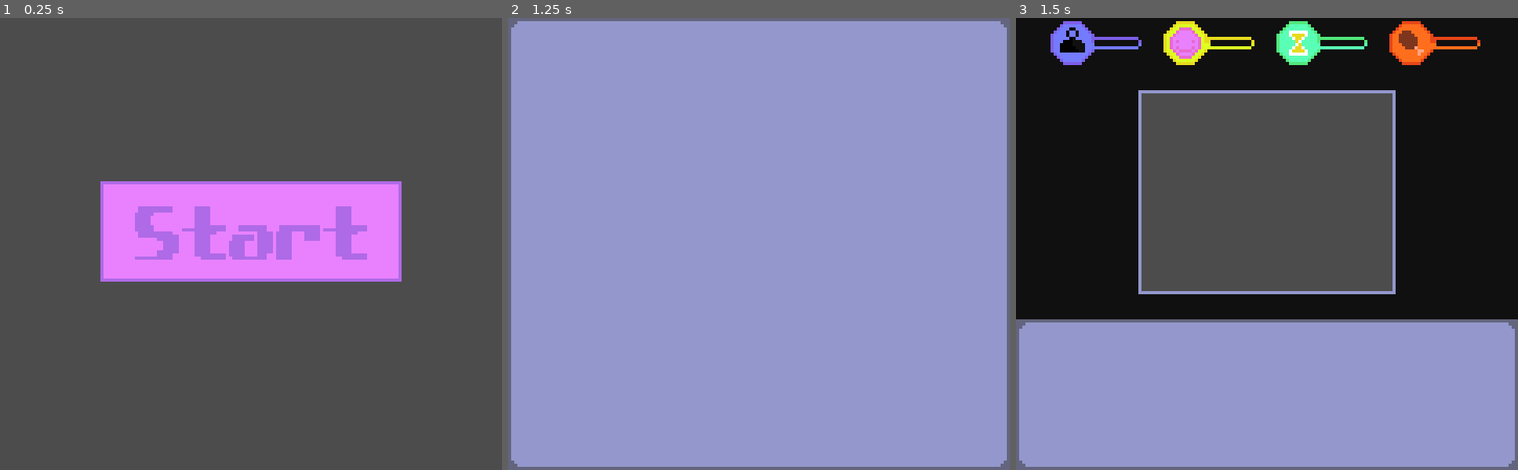
Above: before the commit, frames 1-3 (left to right).
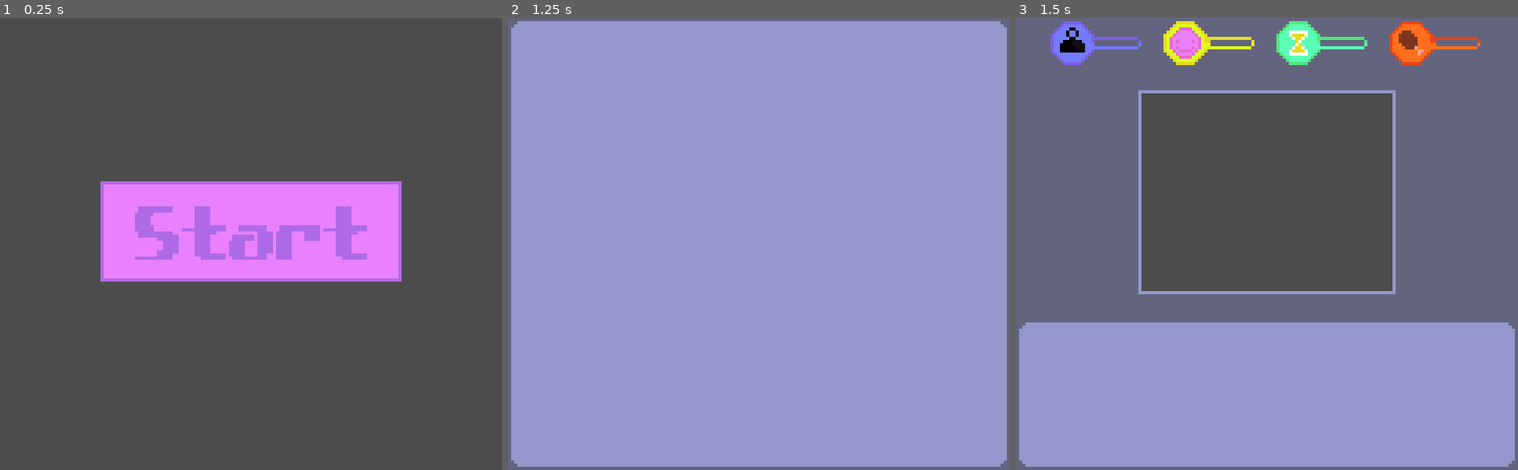
Above: after the commit, the same moments.

Repository: RustyMonky/LudumDare42
Game: Godot game, scene res://scenes/title.tscn
The game is run twice, just before and just after one commit, with the same random seed, the same clock (stepped at 60 frames per second) and the same inputs.
Inputs (mouse positions are in pixels of both pictures, inside the frame that each line leads up to):
- Up to frame 1 (0.25 s): no input
- Up to frame 2 (1.25 s): click (759, 244) at 0.5 s
- Up to frame 3 (1.5 s): tap Enter (ui_accept) at 1.25 s; hold Enter (ui_accept) from 1.28 s (still down)

Frames 1-2 are identical in both runs. In frame 3, 40% of the frame differs, in the area x 0-100%, y 0-67%.
Error in both runs: Invalid get index 'PROMPT' (on base: 'Node (gameState.gd)'). (res://scenes/main.gd:20)

Commit message:
Fixes test resolution, changes scold to diet, updates info text

Diff:
--- a/globals/pet.gd
+++ b/globals/pet.gd
@@ -34,7 +34,7 @@
 	pet.size += 1
 	result()
 
-func scold():
+func diet():
 	if currentPet == "penguin":
 		pet.happiness -= 5
 	else:
--- a/project.godot
+++ b/project.godot
@@ -25,7 +25,7 @@
 window/size/width=160
 window/size/height=144
 window/size/test_width=320
-window/size/test_height=280
+window/size/test_height=288
 window/stretch/mode="2d"
 window/stretch/aspect="keep"
 window/stretch/shrink="1"
--- a/scenes/actions.gd
+++ b/scenes/actions.gd
@@ -16,8 +16,8 @@
 	pet.play()
 	self.hide()
 
-func _on_scoldButton_pressed():
-	pet.scold()
+func _on_dietButton_pressed():
+	pet.diet()
 	self.hide()
 
 func _on_releaseButton_pressed():
--- a/scenes/actions.tscn
+++ b/scenes/actions.tscn
@@ -3,10 +3,10 @@
 [ext_resource path="res://scenes/actions.gd" type="Script" id=1]
 [ext_resource path="res://assets/sprites/ui/buttons/feedButton.png" type="Texture" id=2]
 [ext_resource path="res://assets/sprites/ui/buttons/playButton.png" type="Texture" id=3]
-[ext_resource path="res://assets/sprites/ui/buttons/scoldButton.png" type="Texture" id=4]
+[ext_resource path="res://assets/sprites/ui/buttons/dietButton.png" type="Texture" id=4]
 [ext_resource path="res://assets/sprites/ui/buttons/releaseButton.png" type="Texture" id=5]
 
-[node name="actions" type="Control"]
+[node name="actions" type="Control" index="0"]
 
 anchor_left = 0.0
 anchor_top = 0.0
@@ -102,7 +102,7 @@
 stretch_mode = 5
 _sections_unfolded = [ "Rect", "Textures" ]
 
-[node name="scoldButton" type="TextureButton" parent="vbox" index="2"]
+[node name="dietButton" type="TextureButton" parent="vbox" index="2"]
 
 anchor_left = 0.0
 anchor_top = 0.0
@@ -156,6 +156,6 @@
 
 [connection signal="pressed" from="vbox/playButton" to="." method="_on_playButton_pressed"]
 
-[connection signal="pressed" from="vbox/scoldButton" to="." method="_on_scoldButton_pressed"]
+[connection signal="pressed" from="vbox/dietButton" to="." method="_on_dietButton_pressed"]
 
 [connection signal="pressed" from="vbox/releaseButton" to="." method="_on_releaseButton_pressed"]
--- a/scenes/info.tscn
+++ b/scenes/info.tscn
@@ -4,7 +4,7 @@
 [ext_resource path="res://assets/sprites/ui/textbox.png" type="Texture" id=2]
 [ext_resource path="res://assets/fonts/results.tres" type="DynamicFont" id=3]
 
-[node name="info" type="Node" index="0"]
+[node name="info" type="Node"]
 
 script = ExtResource( 1 )
 
@@ -46,7 +46,9 @@
 custom_fonts/normal_font = ExtResource( 3 )
 custom_colors/default_color = Color( 0.392157, 0.4, 0.498039, 1 )
 bbcode_enabled = true
-bbcode_text = "[color=#ff6f1d]Feed[/color], [color=#dfff22]play[/color] with, or [color=#757cff]scold[/color] pets to raise them properly.
+bbcode_text = "[color=#ff6f1d]Feed[/color] your pet to curb its hunger.
+[color=#dfff22]Play[/color] to keep them happy.
+If they get too big, put them on a [color=#757cff]diet[/color].
 Then [color=#52e87c]release[/color] them into the wild and get evaluated!
 
 Different pets react differently to each action.
@@ -56,7 +58,9 @@
 percent_visible = 1.0
 meta_underlined = true
 tab_size = 4
-text = "Feed, play with, or scold pets to raise them properly.
+text = "Feed your pet to curb its hunger.
+Play to keep them happy.
+If they get too big, put them on a diet.
 Then release them into the wild and get evaluated!
 
 Different pets react differently to each action.
@@ -66,4 +70,4 @@
 scroll_following = false
 selection_enabled = false
 override_selected_font_color = false
-_sections_unfolded = [ "BBCode", "Margin", "Rect", "custom_colors", "custom_fonts" ]
+_sections_unfolded = [ "BBCode", "Margin", "Material", "Rect", "Visibility", "custom_colors", "custom_fonts" ]
--- a/scenes/main.tscn
+++ b/scenes/main.tscn
@@ -46,12 +46,11 @@
 mouse_default_cursor_shape = 0
 size_flags_horizontal = 1
 size_flags_vertical = 1
-color = Color( 0.0666667, 0.0666667, 0.0666667, 1 )
+color = Color( 0.392157, 0.4, 0.498039, 1 )
 _sections_unfolded = [ "Rect" ]
 
 [node name="actionsMenu" type="CanvasLayer" parent="." index="1"]
 
-editor/display_folded = true
 layer = 2
 offset = Vector2( 0, 0 )
 rotation = 0.0
Binary file changed: assets/sprites/ui/background.png
Binary file added: assets/sprites/ui/buttons/dietButton.png
Not shown, changed: assets/sprites/ui/buttons/dietButton.png.import
Binary file removed: assets/sprites/ui/buttons/scoldButton.png
